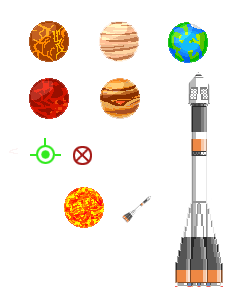
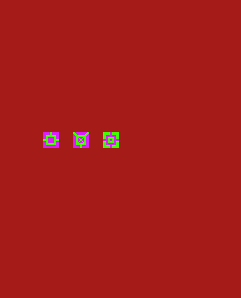
Before/after of a 241px x 298px layered artwork. What changed in the layer stack:
added group "Groupe 1" with 5 layers above "Calque 1" over (0, 0, 241, 298)
added layer "Calque 6" in group "Groupe 1" over (43, 132, 119, 148)
added layer "Calque 5" in group "Groupe 1" over (43, 132, 119, 148)
hid "Calque 3", moved it into group "Groupe 1", painted on it over (45, 135, 90, 162)
moved "Calque 2" into group "Groupe 1", painted on it over (0, 0, 241, 298)
painted on "Calque 1" over (9, 148, 18, 154)
